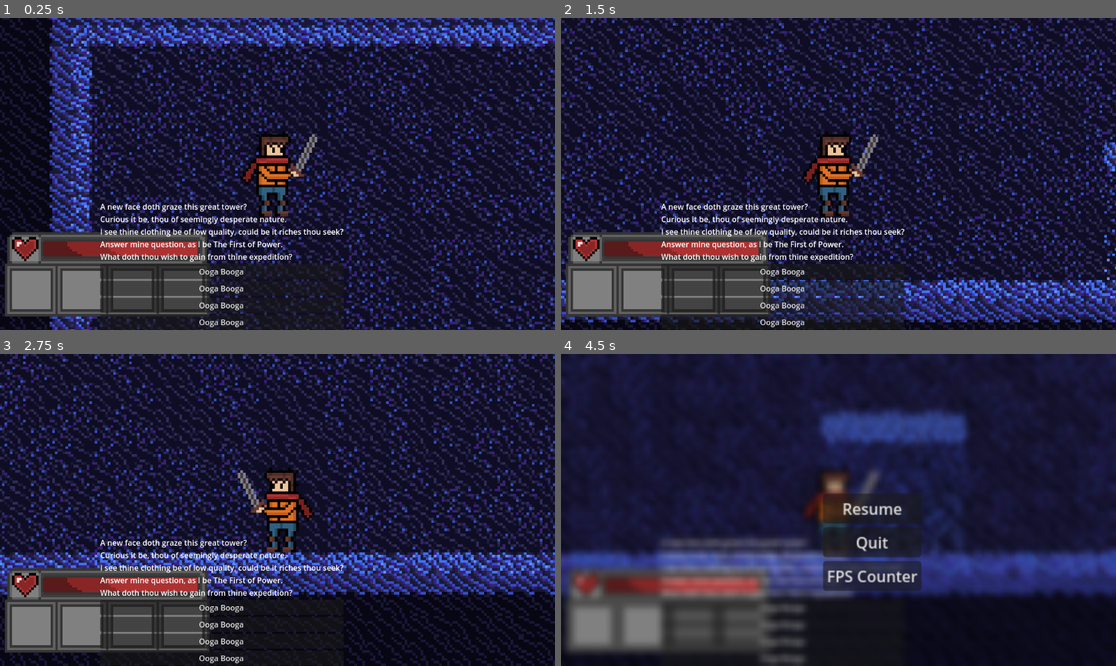
Above: before the commit, frames 1-4 (two rows, left to right).
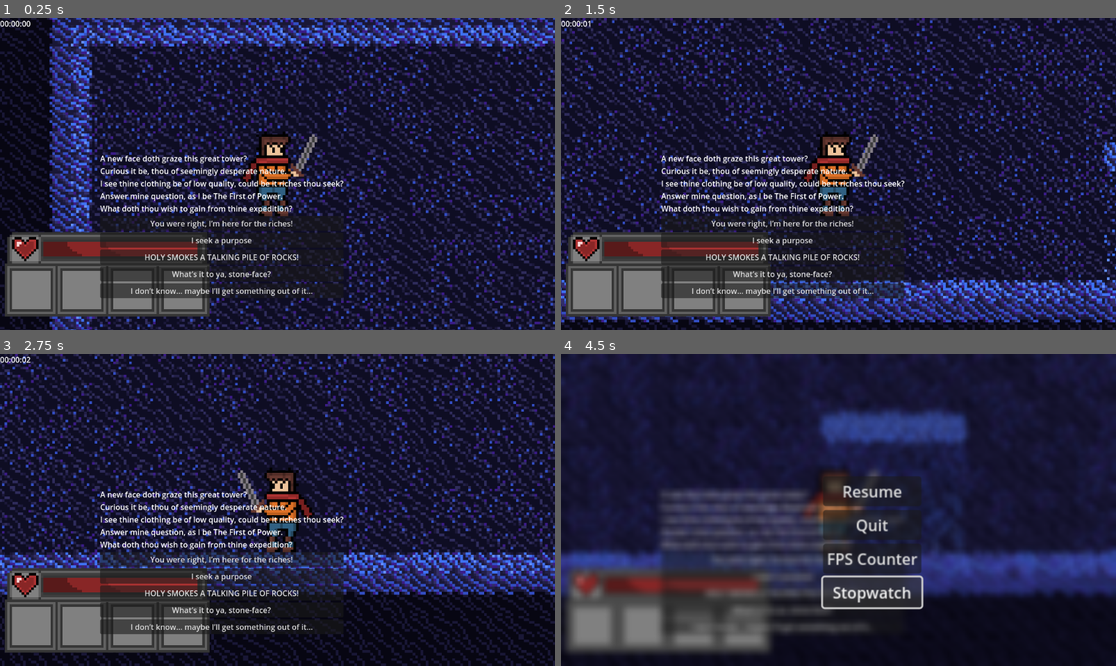
Above: after the commit, the same moments.

Repository: AlexanderVedernikov/Cease-the-Increase-GD
Game: Godot game, scene res://scenes/levels/level.tscn
The game is run twice, just before and just after one commit, with the same random seed, the same clock (stepped at 60 frames per second) and the same inputs.
Inputs (mouse positions are in pixels of both pictures, inside the frame that each line leads up to):
- Up to frame 1 (0.25 s): no input
- Up to frame 2 (1.5 s): tap Enter at 0.5 s; hold W (up) 0.53-1.28 s; hold D (right) from 0.53 s (still down); tap W (up) at 1.35 s
- Up to frame 3 (2.75 s): tap W (up) at 1.52, 1.82 s; release D (right) at 2.03 s; hold A (left) from 2.03 s (still down); hold W (up) from 2.03 s (still down)
- Up to frame 4 (4.5 s): release A (left) at 2.78 s; release W (up) at 2.78 s; hold D (right) 2.78-4.25 s; tap W (up) at 2.85, 3.02, 3.32 s; hold W (up) 3.53-4.25 s; tap Escape (pause) at 4.15 s; click (871, 591) at 4.25 s, where only the run after the commit has a clickable "Stopwatch"

The runs differ from the first frame. In frame 1, 8.2% of the frame differs, in the area x 0-62%, y 0-100%; in frame 2, 8.9%; in frame 3, 8.7%; in frame 4, 13%, in the area x 17-66%, y 39-100%.

Commit message:
Dialogue progress and stopwatch

Diff:
--- a/scenes/levels/control.gd
+++ b/scenes/levels/control.gd
@@ -18,7 +18,8 @@
 	button_obj.choice_index = choice_buttons.size()
 	choice_buttons.push_back(button_obj)
 	button_obj.choice_selected.connect(_on_choice_selected)
+	button_obj.text = choice_text
 	$VBoxContainer.add_child(button_obj)
 
 func _on_choice_selected(choice_index: int):
-	print(choice_index)
+	($"../../EzDialogue" as EzDialogue).next(choice_index)
--- a/scenes/levels/level.tscn
+++ b/scenes/levels/level.tscn
@@ -18,6 +18,7 @@
 [ext_resource type="Script" path="res://addons/ez_dialogue/ez_dialogue_node.gd" id="14_swb4b"]
 [ext_resource type="Shader" path="res://scenes/levels/pauseblur.gdshader" id="14_tkol0"]
 [ext_resource type="Script" path="res://scenes/levels/label.gd" id="15_tbbyh"]
+[ext_resource type="Script" path="res://scenes/levels/stopwatch.gd" id="19_6n674"]
 
 [sub_resource type="TileSetAtlasSource" id="TileSetAtlasSource_6p76r"]
 resource_name = "Level1Walls"
@@ -315,6 +316,13 @@
 [node name="BackgroundMusic" type="AudioStreamPlayer" parent="Level"]
 stream = ExtResource("12_bt3c1")
 autoplay = true
+parameters/looping = true
+
+[node name="Boss1" parent="Level" instance=ExtResource("6_ujmq6")]
+process_mode = 1
+position = Vector2(1958, 452)
+rotation = 3.14159
+scale = Vector2(1, -1)
 
 [node name="HUDCanvasLayer" type="CanvasLayer" parent="."]
 
@@ -341,12 +349,6 @@
 anchor_bottom = 1.0
 grow_vertical = 0
 
-[node name="Boss1" parent="." instance=ExtResource("6_ujmq6")]
-process_mode = 1
-position = Vector2(1958, 452)
-rotation = 3.14159
-scale = Vector2(1, -1)
-
 [node name="Player" parent="." instance=ExtResource("1_7di2c")]
 process_mode = 1
 script = ExtResource("2_f0x8y")
@@ -364,9 +366,9 @@
 anchor_right = 0.5
 anchor_bottom = 1.0
 offset_left = -368.5
-offset_top = -268.0
+offset_top = -368.0
 offset_right = 368.5
-offset_bottom = -100.0
+offset_bottom = -200.0
 grow_horizontal = 2
 grow_vertical = 0
 script = ExtResource("14_2tqpt")
@@ -430,16 +432,28 @@
 layout_mode = 2
 text = "FPS Counter"
 
+[node name="Stopwatch" type="Button" parent="PauseCanvasLayer/PauseMenu/MarginContainer/VBoxContainer"]
+layout_mode = 2
+text = "Stopwatch"
+
 [node name="FPSCounterLayer" type="CanvasLayer" parent="."]
 
-[node name="Label" type="Label" parent="FPSCounterLayer"]
+[node name="VBoxContainer" type="VBoxContainer" parent="FPSCounterLayer"]
+offset_right = 40.0
+offset_bottom = 40.0
+
+[node name="FPS" type="Label" parent="FPSCounterLayer/VBoxContainer"]
 visible = false
-offset_right = 40.0
-offset_bottom = 23.0
+layout_mode = 2
 text = "0"
 script = ExtResource("15_tbbyh")
+
+[node name="Stopwatch" type="Label" parent="FPSCounterLayer/VBoxContainer"]
+layout_mode = 2
+script = ExtResource("19_6n674")
 
 [connection signal="dialogue_generated" from="EzDialogue" to="." method="_on_ez_dialogue_dialogue_generated"]
 [connection signal="pressed" from="PauseCanvasLayer/PauseMenu/MarginContainer/VBoxContainer/Resume" to="." method="_on_resume_pressed"]
 [connection signal="pressed" from="PauseCanvasLayer/PauseMenu/MarginContainer/VBoxContainer/Quit" to="." method="_on_quit_pressed"]
-[connection signal="pressed" from="PauseCanvasLayer/PauseMenu/MarginContainer/VBoxContainer/FPSCounter" to="FPSCounterLayer/Label" method="_on_fps_counter_pressed"]
+[connection signal="pressed" from="PauseCanvasLayer/PauseMenu/MarginContainer/VBoxContainer/FPSCounter" to="FPSCounterLayer/VBoxContainer/FPS" method="_on_fps_counter_pressed"]
+[connection signal="pressed" from="PauseCanvasLayer/PauseMenu/MarginContainer/VBoxContainer/Stopwatch" to="FPSCounterLayer/VBoxContainer/Stopwatch" method="_on_stopwatch_pressed"]
--- a/scenes/levels/main.gd
+++ b/scenes/levels/main.gd
@@ -1,7 +1,7 @@
 extends Node2D
 
 @onready var pause_menu = $PauseCanvasLayer/PauseMenu
-var paused = false
+
 
 @export var dialogue_json: JSON
 @onready var state = {}
@@ -18,8 +18,8 @@
 
 
 func pauseMenu():
-	paused = not paused
-	if paused:
+	Globals.paused = not Globals.paused
+	if Globals.paused:
 		pause_menu.show()
 		get_tree().paused = true
 	else:
@@ -38,6 +38,9 @@
 
 
 func _on_ez_dialogue_dialogue_generated(response: DialogueResponse):
+	$DialogueLayer/DialogueBox.clear_dialogue_box()
+
 	$DialogueLayer/DialogueBox.add_text(response.text)
+
 	for choice in response.choices:
 		$DialogueLayer/DialogueBox.add_choice(choice)
--- /dev/null
+++ b/scenes/levels/stopwatch.gd
@@ -0,0 +1,44 @@
+extends Label
+
+var time = 0
+var seconds = 0
+var minutes = 0
+var hours = 0
+# Called when the node enters the scene tree for the first time.
+func _ready():
+	time = 0
+	pass # Replace with function body.
+
+
+# Called every frame. 'delta' is the elapsed time since the previous frame.
+func _process(delta):
+	if hours > 9:
+		text = str(hours)
+	else:
+		text = "00"
+	text += ":"
+	if minutes > 9:
+		text += str(minutes)
+	else:
+		text += "0" + str(minutes)
+	text += ":"
+	if seconds > 9:
+		text += str(seconds)
+	else:
+		text += "0" + str(seconds)
+
+	_updateStopwatch(delta)
+
+func _updateStopwatch(delta):
+	if not Globals.paused:
+		time += delta
+		seconds = int(time) % 60
+		minutes = (int(time) / 60)
+		hours = (int(time) / 3600)
+
+
+func _on_stopwatch_pressed():
+	if visible:
+		hide()
+	else:
+		show()
--- a/scripts/globals.gd
+++ b/scripts/globals.gd
@@ -1,6 +1,7 @@
 extends Node
 
 var player_position = Vector2()
+var paused = false
 # Called when the node enters the scene tree for the first time.
 func _ready():
 	pass # Replace with function body.
Not shown: 1 places in scenes/levels/level.tscn that only renumber resources
